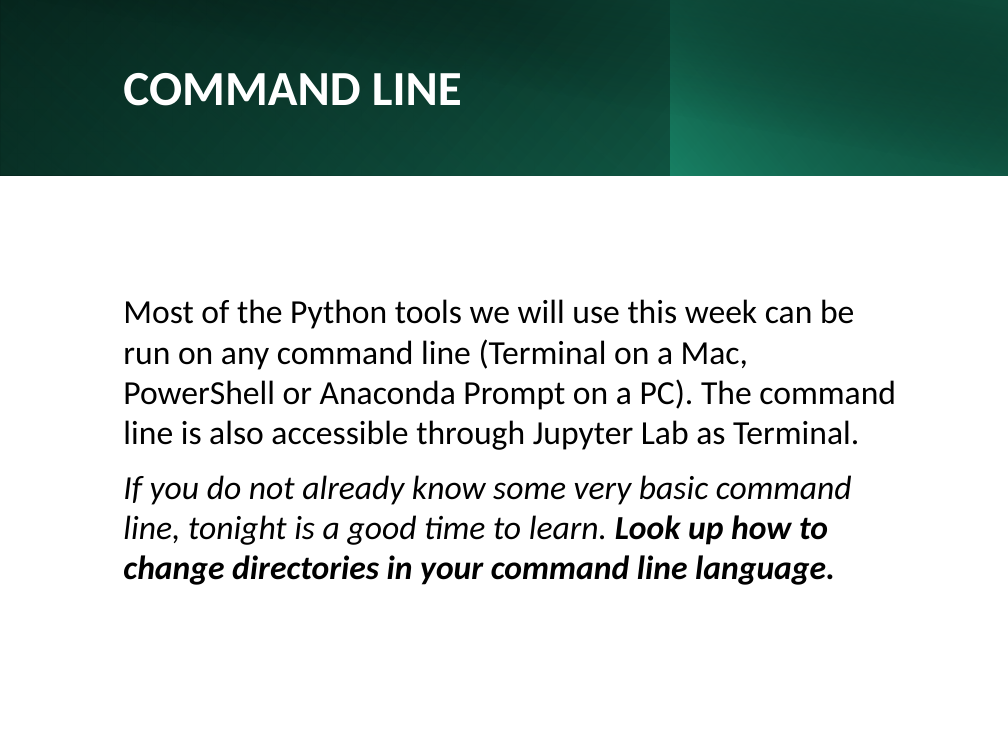
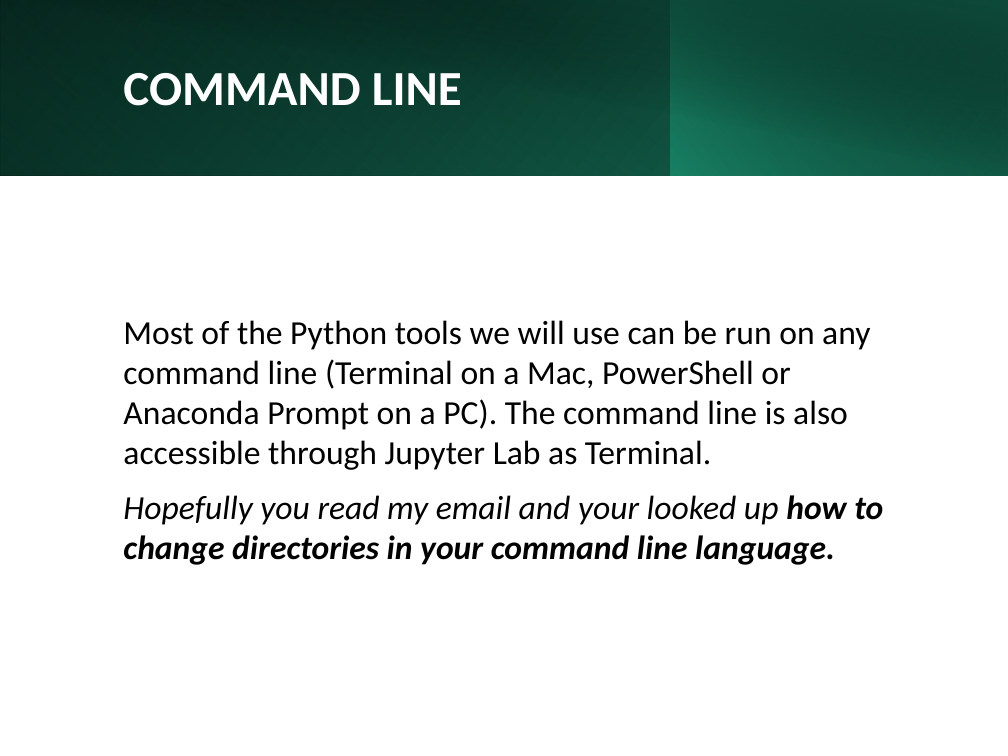
Before and after one commit to aGitHasNoName/PythonForAutomation, a slide deck: slide 9 of Day1Slides.pptx. Drawn at 1008x756 pixels with LibreOffice and Linux fonts; fonts in the diff are those of the drawing. Boxes give left, top, right and bottom in pixels: in the first picture for what was removed or moved away, otherwise in the second. Text is boxed around its words. In the diff, an @@ line names an element or a change of style, - is before the commit and + after.

```diff
--- a/Day1Slides.pptx
+++ b/Day1Slides.pptx
@@ text at <box>123,320,883,565</box>: text changed @@
-Most of the Python tools we will use this week can be run on any command line (Terminal on a Mac, PowerShell or Anaconda Prompt on a PC). The command line is also accessible through Jupyter Lab as Terminal.
-If you do not already know some very basic command line, tonight is a good time to learn. Look up how to change directories in your command line language.
+Most of the Python tools we will use can be run on any command line (Terminal on a Mac, PowerShell or Anaconda Prompt on a PC). The command line is also accessible through Jupyter Lab as Terminal.
+Hopefully you read my email and your looked up how to change directories in your command line language.
```
Also in this commit, not shown: 11 other slides changed, 12 other files.
